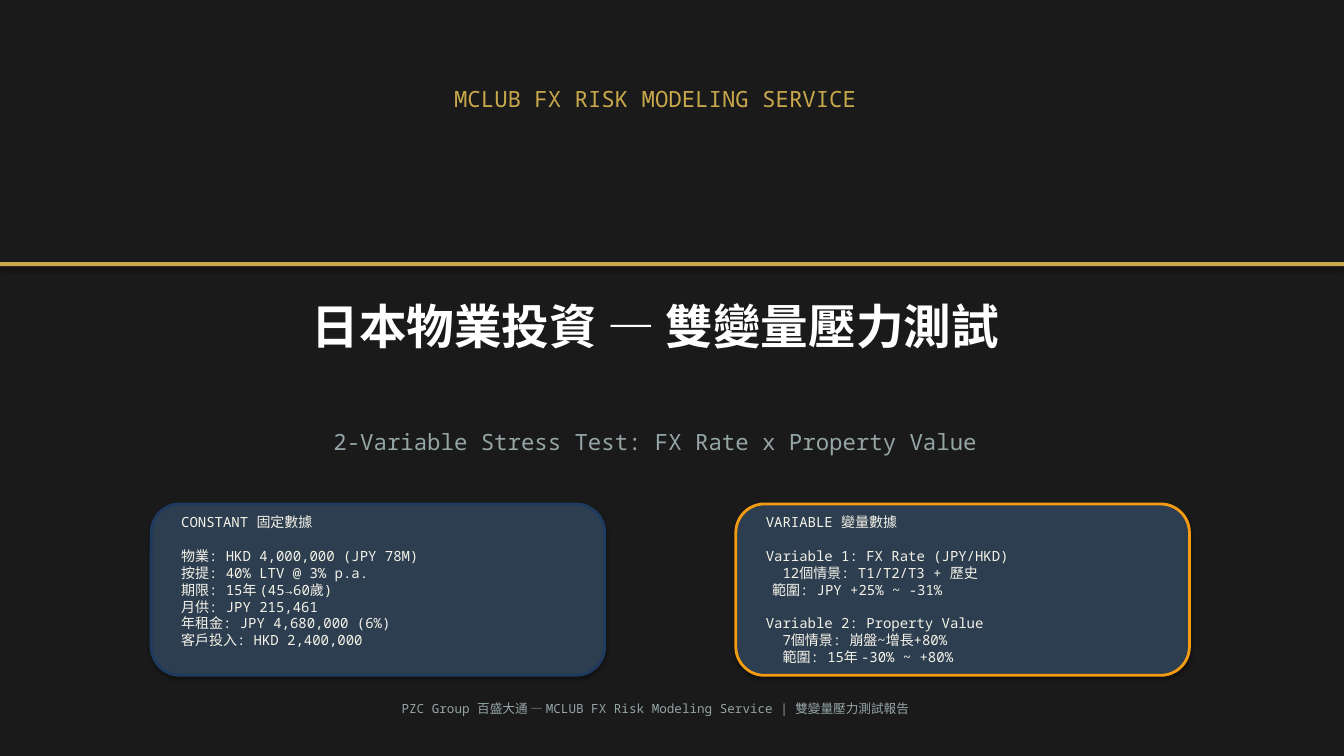
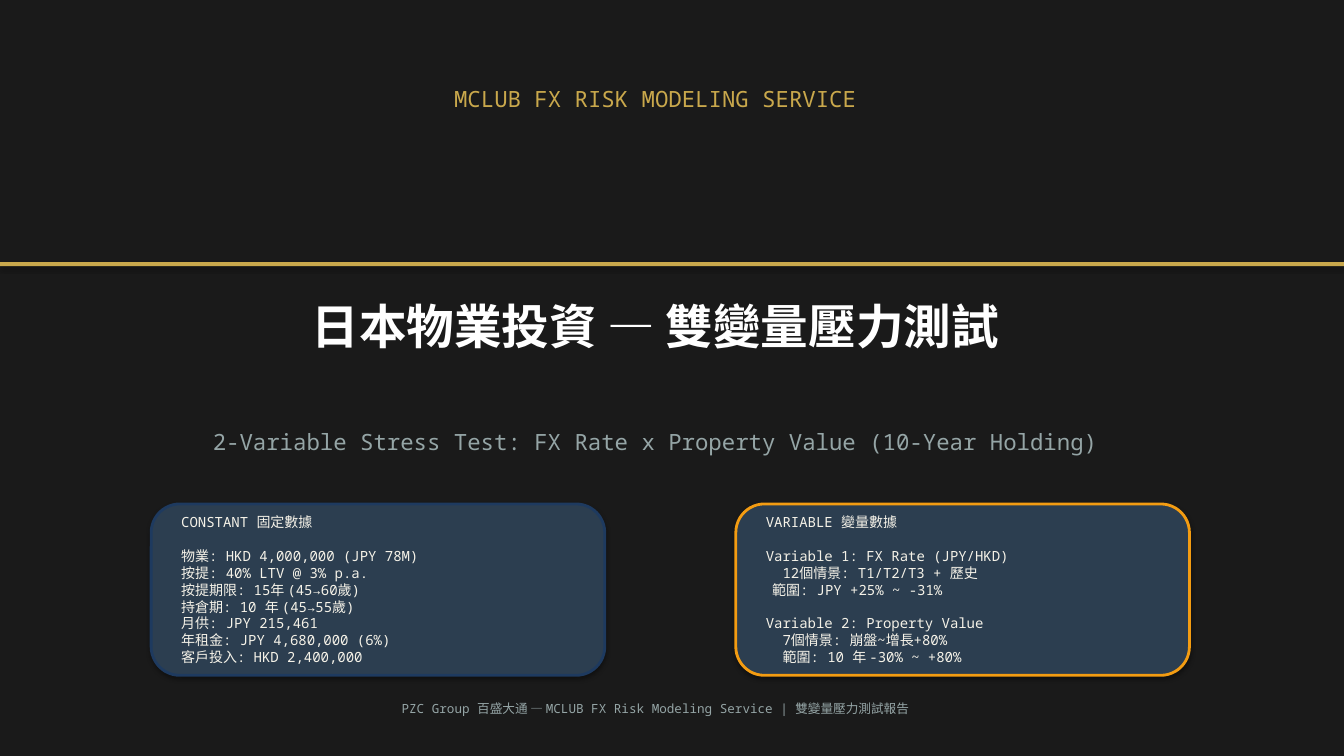
Before and after one commit to mypathtravel101-cyber/mclub, a slide deck: slide 1 of download/PZC_FX_2Var_StressTest_JPY_Property.pptx. Drawn at 1344x756 pixels with LibreOffice and Linux fonts; fonts in the diff are those of the drawing. Boxes give left, top, right and bottom in pixels: in the first picture for what was removed or moved away, otherwise in the second. Text is boxed around its words. In the diff, an @@ line names an element or a change of style, - is before the commit and + after.

```diff
--- a/download/PZC_FX_2Var_StressTest_JPY_Property.pptx
+++ b/download/PZC_FX_2Var_StressTest_JPY_Property.pptx
@@ text at (213, 433, 1097, 456): text changed @@
-2-Variable Stress Test: FX Rate x Property Value
+2-Variable Stress Test: FX Rate x Property Value (10-Year Holding)
@@ text at (181, 515, 418, 664): text changed @@
-CONSTANT 固定數據
-物業: HKD 4,000,000 (JPY 78M)
-按提: 40% LTV @ 3% p.a.
-期限: 15年 (45→60歲)
-月供: JPY 215,461
-年租金: JPY 4,680,000 (6%)
-客戶投入: HKD 2,400,000
+CONSTANT 固定數據
+物業: HKD 4,000,000 (JPY 78M)
+按提: 40% LTV @ 3% p.a.
+按提期限: 15年 (45→60歲)
+持倉期: 10 年 (45→55歲)
+月供: JPY 215,461
+年租金: JPY 4,680,000 (6%)
+客戶投入: HKD 2,400,000
@@ text at (766, 515, 1008, 663): text changed @@
-VARIABLE 變量數據
-Variable 1: FX Rate (JPY/HKD)
-12個情景: T1/T2/T3 + 歷史
-範圍: JPY +25% ~ -31%
-Variable 2: Property Value
-7個情景: 崩盤~增長+80%
-範圍: 15年 -30% ~ +80%
+VARIABLE 變量數據
+Variable 1: FX Rate (JPY/HKD)
+12個情景: T1/T2/T3 + 歷史
+範圍: JPY +25% ~ -31%
+Variable 2: Property Value
+7個情景: 崩盤~增長+80%
+範圍: 10 年 -30% ~ +80%
```
Also in this commit, not shown: 5 other slides changed, 14 other files.
